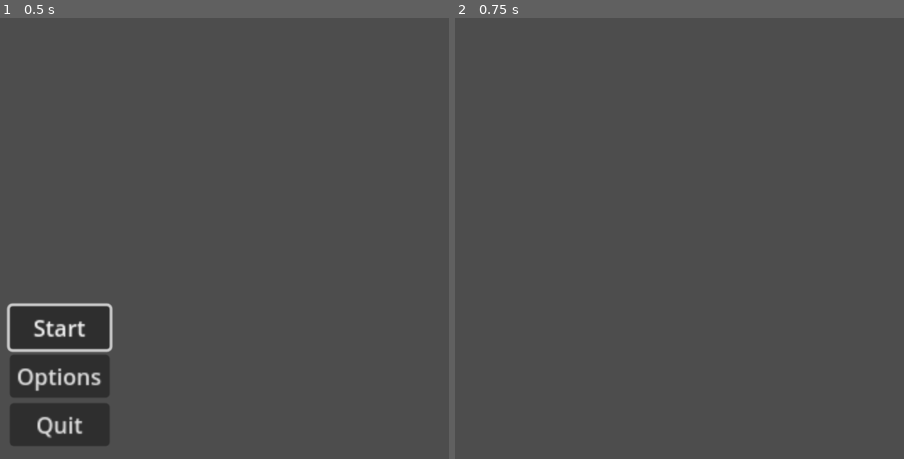
Above: before the commit, frames 1-2 (left to right).
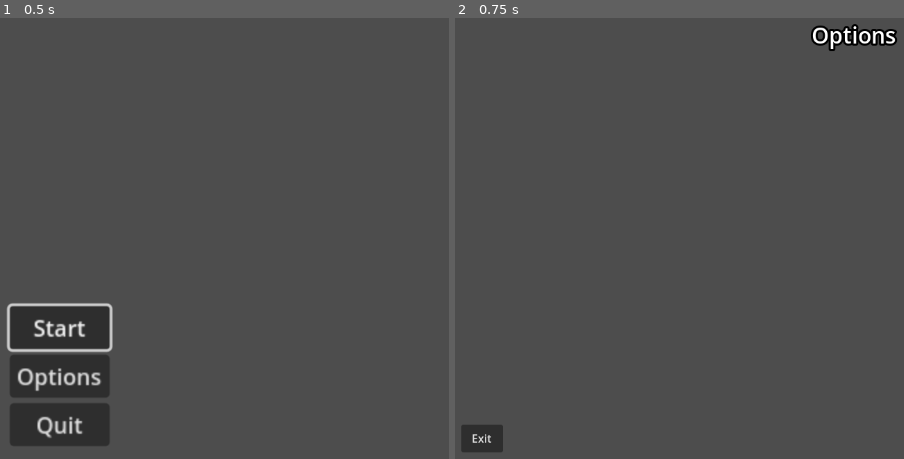
Above: after the commit, the same moments.

Repository: LD-eirish/HSCOGameFactory---DieorDice
Game: Godot game, scene res://scenes/menu.tscn
The game is run twice, just before and just after one commit, with the same random seed, the same clock (stepped at 60 frames per second) and the same inputs.
Inputs:
- Up to frame 1 (0.5 s): no input
- Up to frame 2 (0.75 s): click "Options" at 0.5 s

Frame 1 is identical in both runs. In frame 2, 1.2% of the frame differs, in the area x 1-99%, y 1-99%.

Commit message:
menu second iteration

Diff:
--- a/Bullet Hell neu/menu.gd
+++ b/Bullet Hell neu/menu.gd
@@ -1,8 +1,18 @@
 extends Control
+
+@onready var start_button = $VBoxContainer/start_button as Button
+@onready var options_button = $VBoxContainer/options_button as Button
+@onready var quit_button = $VBoxContainer/quit_button as Button
+@onready var v_box_container = $VBoxContainer as VBoxContainer
+@onready var options = $Options as OptionsMenu
+
 
 # Called when the node enters the scene tree for the first time.
 func _ready():
-	$VBoxContainer/start.grab_focus()
+	$VBoxContainer/start_button.grab_focus()
+	options.exit_options_menu.connect(on_exit_options_menu)
+	v_box_container.visible = true
+	options.visible = false
 
 
 # Called every frame. 'delta' is the elapsed time since the previous frame.
@@ -15,7 +25,14 @@
 
 
 func _on_options_pressed():
-	get_tree().change_scene_to_file("res://scenes/options.tscn")
+	v_box_container.visible = false
+	options.set_process(true)
+	options.visible = true
+	##get_tree().change_scene_to_file("res://scenes/options.tscn")
 
 func _on_quit_pressed():
 	get_tree().quit()
+
+func on_exit_options_menu() -> void:
+	v_box_container.visible = true
+	options.visible = false
--- a/Bullet Hell neu/scenes/menu.tscn
+++ b/Bullet Hell neu/scenes/menu.tscn
@@ -1,6 +1,7 @@
-[gd_scene load_steps=2 format=3 uid="uid://bdounve2fo2qi"]
+[gd_scene load_steps=3 format=3 uid="uid://bdounve2fo2qi"]
 
 [ext_resource type="Script" path="res://menu.gd" id="1_xl3hf"]
+[ext_resource type="PackedScene" uid="uid://npxuga8h2myi" path="res://scenes/options.tscn" id="2_kj2a1"]
 
 [node name="Menu" type="Control"]
 layout_mode = 3
@@ -26,20 +27,23 @@
 scale = Vector2(2, 2)
 alignment = 1
 
-[node name="start" type="Button" parent="VBoxContainer"]
+[node name="start_button" type="Button" parent="VBoxContainer"]
 layout_mode = 2
-focus_neighbor_top = NodePath("../quit")
+focus_neighbor_top = NodePath("../quit_button")
 text = "Start"
 
-[node name="options" type="Button" parent="VBoxContainer"]
+[node name="options_button" type="Button" parent="VBoxContainer"]
 layout_mode = 2
 text = "Options"
 
-[node name="quit" type="Button" parent="VBoxContainer"]
+[node name="quit_button" type="Button" parent="VBoxContainer"]
 layout_mode = 2
-focus_neighbor_bottom = NodePath("../start")
+focus_neighbor_bottom = NodePath("../start_button")
 text = "Quit"
 
-[connection signal="pressed" from="VBoxContainer/start" to="." method="_on_start_pressed"]
-[connection signal="pressed" from="VBoxContainer/options" to="." method="_on_options_pressed"]
-[connection signal="pressed" from="VBoxContainer/quit" to="." method="_on_quit_pressed"]
+[node name="Options" parent="." instance=ExtResource("2_kj2a1")]
+layout_mode = 1
+
+[connection signal="pressed" from="VBoxContainer/start_button" to="." method="_on_start_pressed"]
+[connection signal="pressed" from="VBoxContainer/options_button" to="." method="_on_options_pressed"]
+[connection signal="pressed" from="VBoxContainer/quit_button" to="." method="_on_quit_pressed"]
--- /dev/null
+++ b/Bullet Hell neu/scenes/options.gd
@@ -0,0 +1,14 @@
+class_name OptionsMenu
+extends Control
+
+@onready var exit_button = $MarginContainer/VBoxContainer/exit_button as Button
+
+signal exit_options_menu
+
+func _ready():
+	exit_button.button_down.connect(on_exit_pressed)
+	set_process(false)
+
+func on_exit_pressed() -> void:
+	exit_options_menu.emit()
+	set_process(false)
--- a/Bullet Hell neu/scenes/options.tscn
+++ b/Bullet Hell neu/scenes/options.tscn
@@ -1,3 +1,45 @@
-[gd_scene format=3 uid="uid://btpsgk2jm3t6t"]
+[gd_scene load_steps=3 format=3 uid="uid://npxuga8h2myi"]
 
-[node name="Options" type="Node2D"]
+[ext_resource type="Script" path="res://scenes/options.gd" id="1_b2w78"]
+
+[sub_resource type="SystemFont" id="SystemFont_d72pn"]
+font_names = PackedStringArray("Impact")
+
+[node name="Options" type="Control"]
+layout_mode = 3
+anchors_preset = 15
+anchor_right = 1.0
+anchor_bottom = 1.0
+grow_horizontal = 2
+grow_vertical = 2
+script = ExtResource("1_b2w78")
+
+[node name="MarginContainer" type="MarginContainer" parent="."]
+layout_mode = 0
+offset_right = 1156.0
+offset_bottom = 649.0
+theme_override_constants/margin_left = 12
+theme_override_constants/margin_top = 12
+theme_override_constants/margin_right = 12
+theme_override_constants/margin_bottom = 12
+
+[node name="VBoxContainer" type="VBoxContainer" parent="MarginContainer"]
+layout_mode = 2
+theme_override_constants/separation = -48
+
+[node name="Label" type="Label" parent="MarginContainer/VBoxContainer"]
+layout_mode = 2
+theme_override_colors/font_outline_color = Color(0, 0, 0, 1)
+theme_override_constants/outline_size = 12
+theme_override_fonts/font = SubResource("SystemFont_d72pn")
+theme_override_font_sizes/font_size = 32
+text = "Options"
+horizontal_alignment = 1
+vertical_alignment = 1
+
+[node name="exit_button" type="Button" parent="MarginContainer/VBoxContainer"]
+custom_minimum_size = Vector2(60, 40)
+layout_mode = 2
+size_flags_horizontal = 0
+size_flags_vertical = 10
+text = "Exit"
